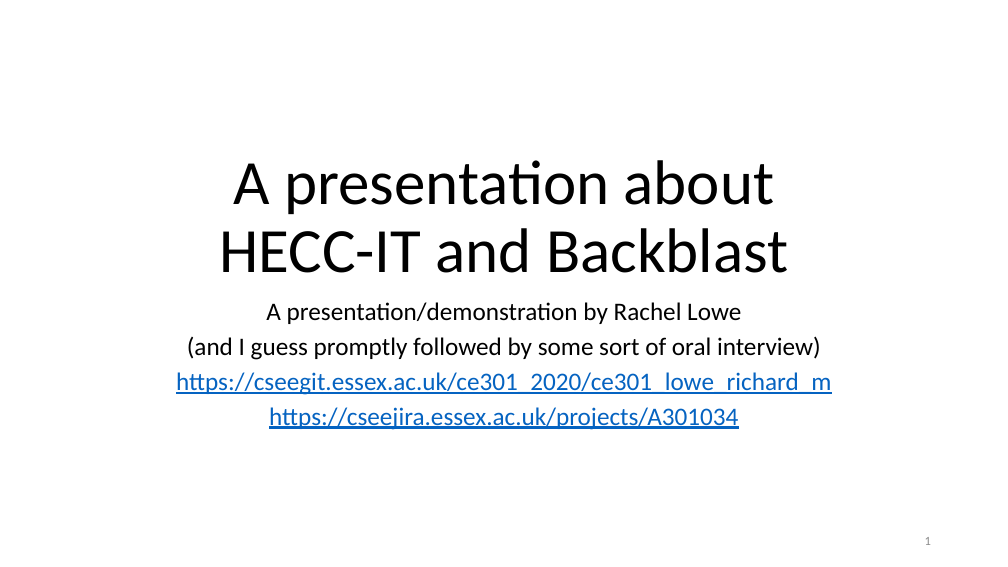
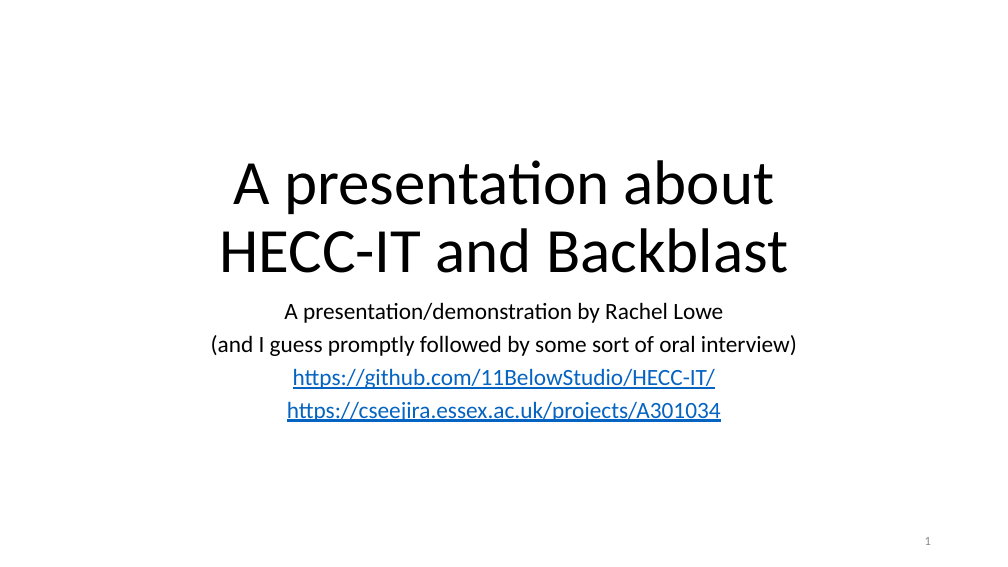
Before and after one commit to 11BelowStudio/HECC-IT, a slide deck: slide 1 of Reports n such/PDO presentation.pptx. Drawn at 1008x567 pixels with LibreOffice and Linux fonts; fonts in the diff are those of the drawing. Boxes give left, top, right and bottom in pixels: in the first picture for what was removed or moved away, otherwise in the second. Text is boxed around its words. In the diff, an @@ line names an element or a change of style, - is before the commit and + after.

```diff
--- a/Reports n such/PDO presentation.pptx
+++ b/Reports n such/PDO presentation.pptx
@@ subtitle at [211, 302, 797, 422]: size 24 to 22.2 pt in "A presentation/demonstration by Rachel Lowe", "(and I guess promptly followed by some ...", "https://cseejira.essex.ac.uk/projects/A301034" @@
@@ subtitle at [293, 368, 715, 389]: text changed; size 24 to 22.2 pt @@
-https://cseegit.essex.ac.uk/ce301_2020/ce301_lowe_richard_m
+https://github.com/11BelowStudio/HECC-IT/
```
Also in this commit, not shown: 16 other files.
